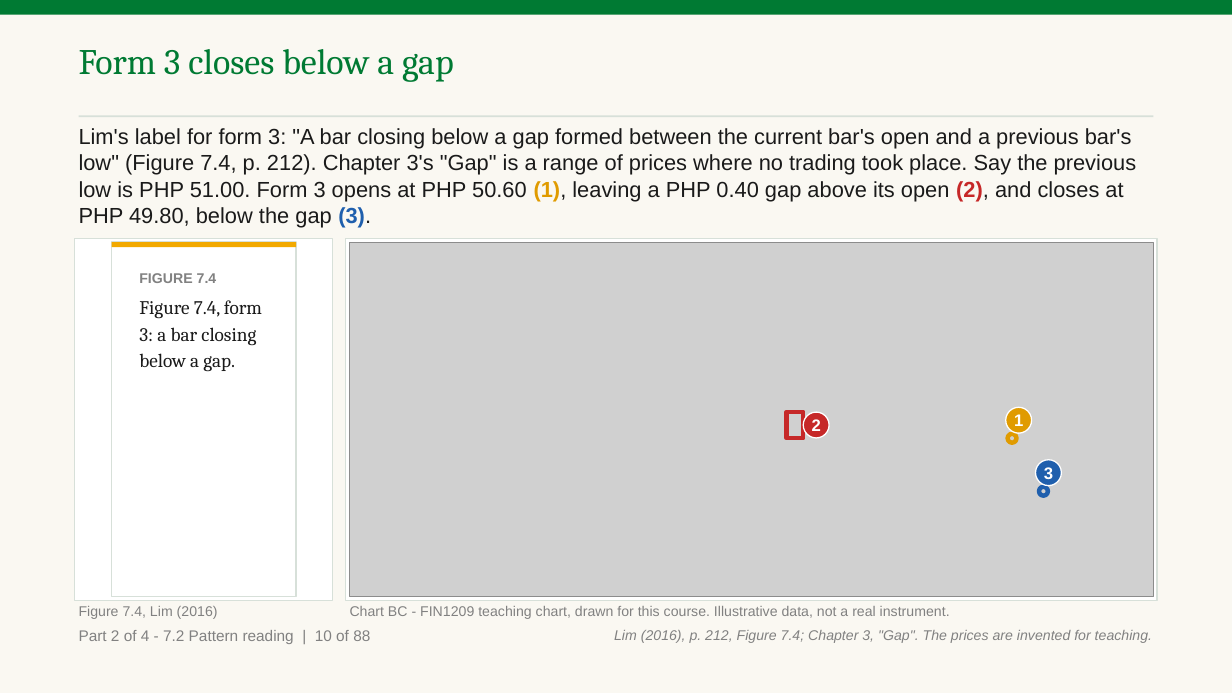
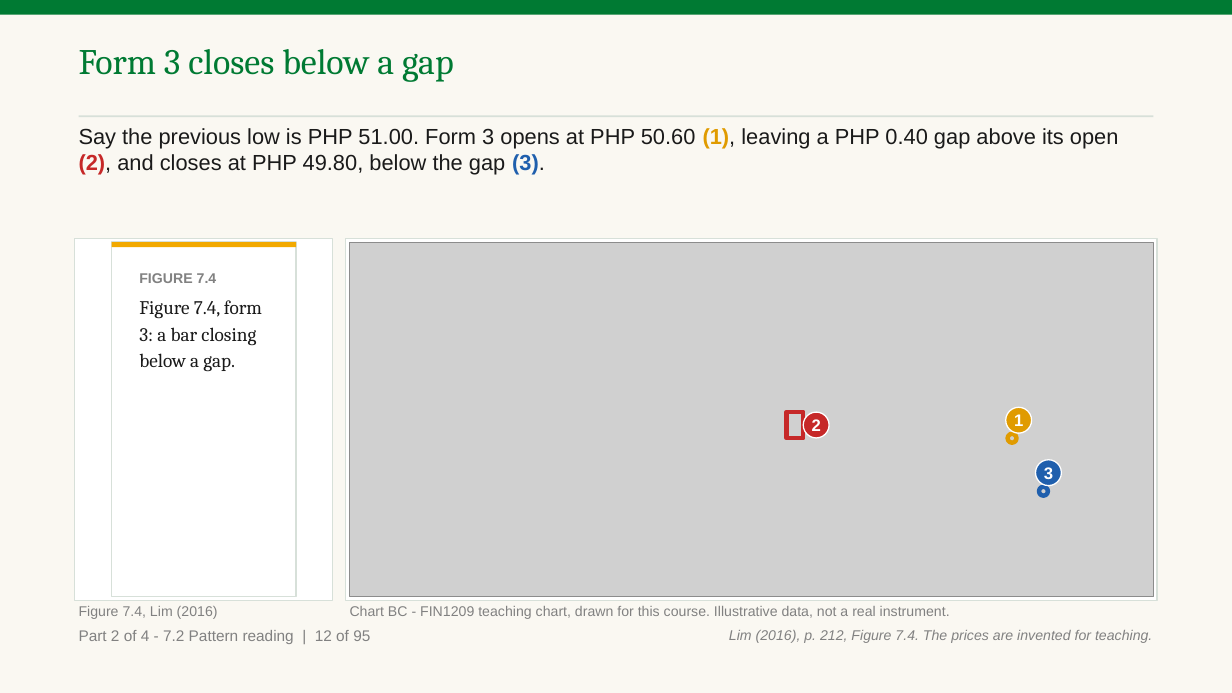
Before and after one commit to benjiesotelo-sudo/Telos_FIN1209, a slide deck: slide 52 of chapter-07/FIN1209-Chapter-07.pptx (slide 50 before the commit). Drawn at 1232x693 pixels with LibreOffice and Linux fonts; fonts in the diff are those of the drawing; grey boxes stand for pictures. Boxes give left, top, right and bottom in pixels: in the first picture for what was removed or moved away, otherwise in the second. Text is boxed around its words. In the diff, an @@ line names an element or a change of style, - is before the commit and + after.

Commit message:
Chapter 7: Parts 3 and 4 student-read fixes, held readings, Parts 1 and 2 findings (#54)
* Chapter 7 Parts 3 and 4: draw the trend before each reversal, add the Part 3 opener, fix Check 27 and the pin bar

* Chapter 7: apply the Parts 3 and 4 student-read findings, the held readings and the Parts 1 and 2 findings

Trend drawn before each reversal chart, Part 3 opener, one gap meaning (window or opening gap), key reversal and inside bar readings, form numbering, Check 27 and 29 rewritten, owner chart fingerprints regenerated (the p2 ones were already stale on main).

* Chapter 7: round 2 fixes from the strict read (Charts LW and N draw a rise, five one-sentence edits)

```diff
--- a/chapter-07/FIN1209-Chapter-07.pptx
+++ b/chapter-07/FIN1209-Chapter-07.pptx
@@ text at [79,128,1119,175]: text changed @@
-Lim's label for form 3: "A bar closing below a gap formed between the current bar's open and a previous bar's low" (Figure 7.4, p. 212). Chapter 3's "Gap" is a range of prices where no trading took place. Say the previous low is PHP 51.00. Form 3 opens at PHP 50.60 (1), leaving a PHP 0.40 gap above its open (2), and closes at PHP 49.80, below the gap (3).
+Say the previous low is PHP 51.00. Form 3 opens at PHP 50.60 (1), leaving a PHP 0.40 gap above its open (2), and closes at PHP 49.80, below the gap (3).
@@ text at [79,630,370,644]: text changed @@
-Part 2 of 4 - 7.2 Pattern reading | 10 of 88
+Part 2 of 4 - 7.2 Pattern reading | 12 of 95
@@ text at [729,630,1152,643]: text changed @@
-Lim (2016), p. 212, Figure 7.4; Chapter 3, "Gap". The prices are invented for teaching.
+Lim (2016), p. 212, Figure 7.4. The prices are invented for teaching.
```
Also in this commit, not shown: 193 other slides changed, 15 slides added, 4 other files.
